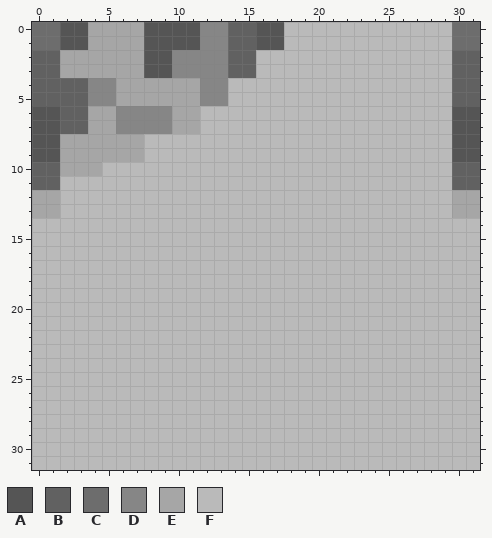
Pixel-art file -- colorpallete/biome/main/earth/ground/rockspeciment1.ase. Above: the version before the commit.
32x32 pixels, 1 frame. Colours within 5 levels of each other are drawn and written as one.
Palette (. is transparent): A #555555  B #616161  C #6d6d6d  D #868686  E #a6a6a6  F #bababa
Pixels before, first column x 0:
 0 CCAAEEEEAAAADDBBAAFFFFFFFFFFFFCC
 1 CCAAEEEEAAAADDBBAAFFFFFFFFFFFFCC
 2 BBEEEEEEAADDDDBBFFFFFFFFFFFFFFBB
 3 BBEEEEEEAADDDDBBFFFFFFFFFFFFFFBB
 4 BBBBDDEEEEEEDDFFFFFFFFFFFFFFFFBB
 5 BBBBDDEEEEEEDDFFFFFFFFFFFFFFFFBB
 6 AABBEEDDDDEEFFFFFFFFFFFFFFFFFFAA
 7 AABBEEDDDDEEFFFFFFFFFFFFFFFFFFAA
 8 AAEEEEEEFFFFFFFFFFFFFFFFFFFFFFAA
 9 AAEEEEEEFFFFFFFFFFFFFFFFFFFFFFAA
10 BBEEEFFFFFFFFFFFFFFFFFFFFFFFFFBB
11 BBFFFFFFFFFFFFFFFFFFFFFFFFFFFFBB
12 EEFFFFFFFFFFFFFFFFFFFFFFFFFFFFEE
13 EEFFFFFFFFFFFFFFFFFFFFFFFFFFFFEE
14 FFFFFFFFFFFFFFFFFFFFFFFFFFFFFFFF
15 FFFFFFFFFFFFFFFFFFFFFFFFFFFFFFFF
16 FFFFFFFFFFFFFFFFFFFFFFFFFFFFFFFF
17 FFFFFFFFFFFFFFFFFFFFFFFFFFFFFFFF
18 FFFFFFFFFFFFFFFFFFFFFFFFFFFFFFFF
19 FFFFFFFFFFFFFFFFFFFFFFFFFFFFFFFF
20 FFFFFFFFFFFFFFFFFFFFFFFFFFFFFFFF
21 FFFFFFFFFFFFFFFFFFFFFFFFFFFFFFFF
22 FFFFFFFFFFFFFFFFFFFFFFFFFFFFFFFF
23 FFFFFFFFFFFFFFFFFFFFFFFFFFFFFFFF
24 FFFFFFFFFFFFFFFFFFFFFFFFFFFFFFFF
25 FFFFFFFFFFFFFFFFFFFFFFFFFFFFFFFF
26 FFFFFFFFFFFFFFFFFFFFFFFFFFFFFFFF
27 FFFFFFFFFFFFFFFFFFFFFFFFFFFFFFFF
28 FFFFFFFFFFFFFFFFFFFFFFFFFFFFFFFF
29 FFFFFFFFFFFFFFFFFFFFFFFFFFFFFFFF
30 FFFFFFFFFFFFFFFFFFFFFFFFFFFFFFFF
31 FFFFFFFFFFFFFFFFFFFFFFFFFFFFFFFF
Now the later version:
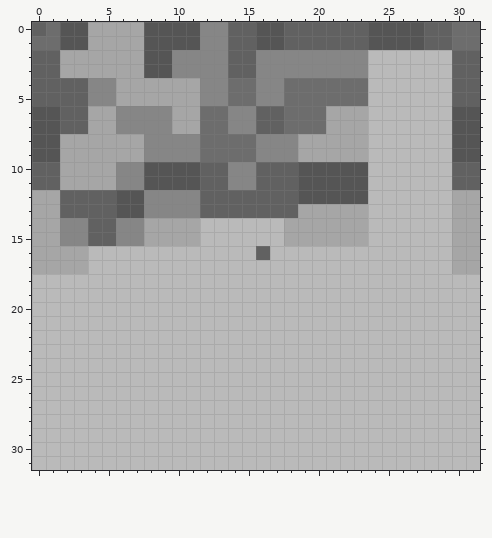
What changed:
y 0: x 0 C -> B; x 18..29 FFFFFFFFFFFF -> BBBBBBAAAABB
y 1: x 18..29 FFFFFFFFFFFF -> BBBBBBAAAABB
y 2..3: x 16..23 FFFFFFFF -> DDDDDDDD
y 4..5: x 14..23 FFFFFFFFFF -> CCDDCCCCCC
y 6..7: x 12..23 FFFFFFFFFFFF -> CCDDBBCCCEEE
y 8..9: x 8..23 FFFFFFFFFFFFFFFF -> DDDDCCCCDDDEEEEE
y 10: x 5..23 FFFFFFFFFFFFFFFFFFF -> EDDAAAABBDDBBBAAAAA
y 11: x 2..23 FFFFFFFFFFFFFFFFFFFFFF -> EEEEDDAAAABBDDBBBAAAAA
y 12: x 2..23 FFFFFFFFFFFFFFFFFFFFFF -> BBBBAADDDDBBBBBBBAAAAA
y 13: x 2..23 FFFFFFFFFFFFFFFFFFFFFF -> BBBBAADDDDBBBBBBBEEEEE
y 14..15: x 0..11 FFFFFFFFFFFF -> EEDDBBDDEEEE; x 18..23 FFFFFF -> EEEEEE; x 30..31 FF -> EE
y 16: x 0..3 FFFF -> EEEE; x 16 F -> B; x 30..31 FF -> EE
y 17: x 0..3 FFFF -> EEEE; x 30..31 FF -> EE
Boxes around the changes in both pictures, in picture pixels (x1, y1, x2, y2):
changed: (32, 22, 452, 274)
changed: (452, 218, 480, 274)
